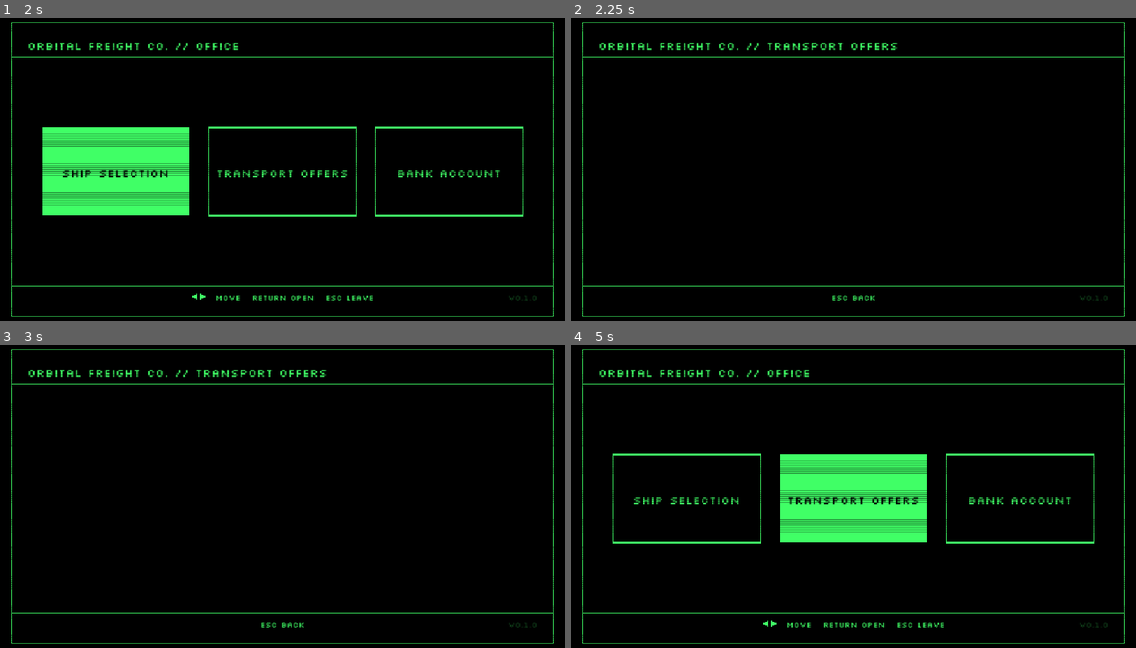
Above: before the commit, frames 1-4 (two rows, left to right).
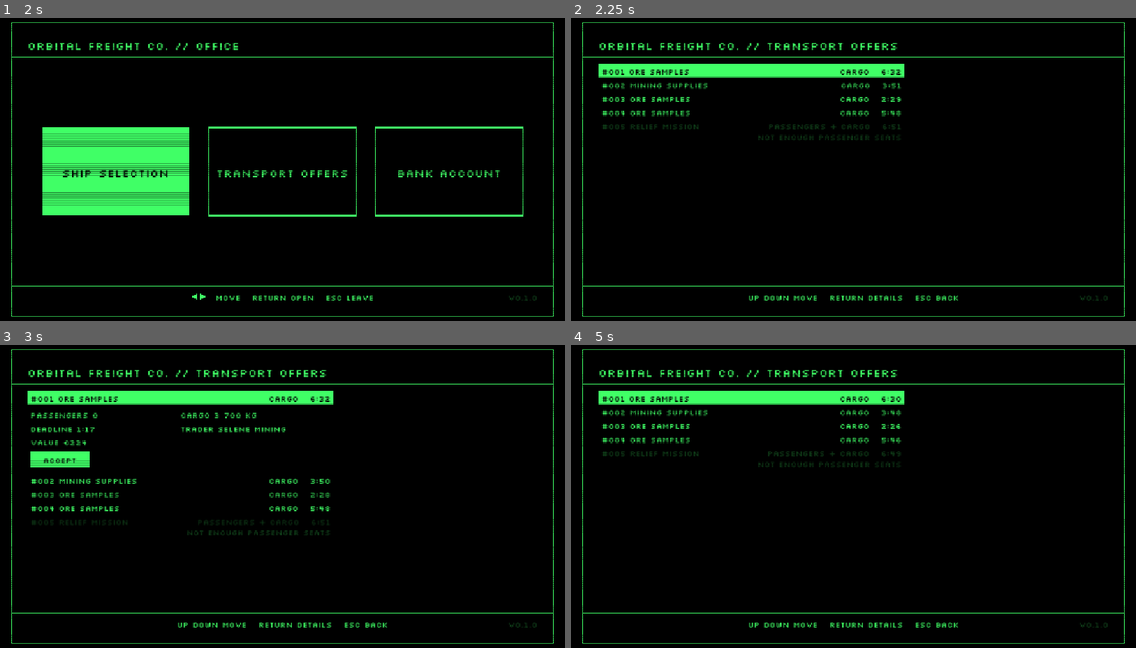
Above: after the commit, the same moments.

Repository: pkopczynski/lunar-lander
Game: Godot game, scene res://main.tscn
Two runs of this game, one before a commit and one after it. Both use one fixed random seed, a clock stepped at 60 frames per second and the inputs below.
Inputs (mouse positions are in pixels of both pictures, inside the frame that each line leads up to):
- Up to frame 1 (2 s): tap Enter (ui_accept) at 0.5, 1.35, 1.52, 1.82 s; move the mouse to (406, 154) at 0.52 s; hold Right (ui_right) 0.53-1.28 s; hold Enter (ui_accept) 0.53-1.28 s; click (406, 154) at 0.67 s; move the mouse to (169, 184) at 1.27 s; hold Down (ui_down) from 1.28 s (still down)
- Up to frame 2 (2.25 s): move the mouse to (910, 99) at 2.02 s; release Down (ui_down) at 2.03 s; hold Right (ui_right) from 2.03 s (still down); hold Enter (ui_accept) from 2.03 s (still down)
- Up to frame 3 (3 s): tap R (restart) at 2.75 s; move the mouse to (254, 560) at 2.77 s; release Right (ui_right) at 2.78 s; release Enter (ui_accept) at 2.78 s; hold Up (ui_up) from 2.78 s (still down); tap Enter (ui_accept) at 2.85 s; click (254, 560) at 2.92 s
- Up to frame 4 (5 s): tap Enter (ui_accept) at 3.02, 3.32, 3.5, 4.35, 4.52, 4.82 s; move the mouse to (1023, 544) at 3.52 s; release Up (ui_up) at 3.53 s; hold Enter (ui_accept) 3.53-4.28 s; hold Left (ui_left) from 3.53 s (still down); tap R (restart) at 4.15, 4.25 s; move the mouse to (684, 448) at 4.27 s; tap Escape (ui_cancel) at 4.9 s

Frame 1 is identical in both runs. In frame 2, 4.1% of the frame differs, in the area x 4-69%, y 15-94%; in frame 3, 5.3%; in frame 4, 13%, in the area x 4-93%, y 8-94%.

Commit message:
feat: browse timed Transport offers on the Office Terminal
The TRANSPORT OFFERS screen lists 5 generated offers with m:ss countdowns that
run everywhere, refills as they expire, opens one offer's details at a time and
shows why an offer doesn't fit the ship. The Economy owns the pool and a
seedable RNG; TransportOffer holds the offer data, settlement and generator.

Co-Authored-By: Claude Opus 5.5 <noreply@anthropic.com>

Diff:
--- a/economy.gd
+++ b/economy.gd
@@ -1,12 +1,115 @@
 class_name Economy
 extends Node
-# The run's economy: for now, the pilot's Bank account balance. It lives in the scene,
-# so a restart (a scene reload) wipes it, and it keeps running while the Office pauses the world.
+# The run's economy: the pilot's Bank account balance, the Transport offer pool and the
+# Contracts. It lives in the scene, so a restart (a scene reload) wipes it, and it keeps
+# running while the Office pauses the world.
 
 const PILOT := "PILOT"
+const MAX_OFFERS := 5
 
 # In whole euros. It may go negative.
 var balance := 0
+# The Transport offers on the Terminal, oldest first.
+var offers: Array[TransportOffer] = []
+# Accepted Transport offers.
+var contracts: Array[TransportOffer] = []
+var rng := RandomNumberGenerator.new()
+var last_offer_number := 0
+
+@onready var lander: Lander = $"../Lander"
+
+
+func _ready() -> void:
+	rng.randomize()
+	refill()
+
+
+# Ticked in physics so the --fixed-fps tests stay deterministic.
+func _physics_process(delta: float) -> void:
+	for offer in offers:
+		offer.time_left -= delta
+	offers = offers.filter(func(offer: TransportOffer) -> bool: return offer.time_left > 0.0)
+	refill()
+
+
+# Starts the offer pool over from this seed, numbered from #001. For tests.
+func reseed(value: int) -> void:
+	rng.seed = value
+	offers.clear()
+	last_offer_number = 0
+	refill()
+
+
+# Puts a known offer in the pool, in place of the one closest to expiring, with the next number.
+func put_offer(offer: TransportOffer) -> void:
+	if offers.size() >= MAX_OFFERS:
+		offers.erase(closest_to_expiring())
+	last_offer_number += 1
+	offer.number = last_offer_number
+	offers.append(offer)
+
+
+# Tops the pool up to MAX_OFFERS. If none fits what the ship has left while something could,
+# the offer closest to expiring is replaced right away by one that fits.
+func refill() -> void:
+	while offers.size() < MAX_OFFERS:
+		offers.append(next_offer(largest_seats(), largest_cargo()))
+	var seats := seats_left()
+	var cargo := cargo_left()
+	if not TransportOffer.could_fit(seats, cargo):
+		return
+	for offer in offers:
+		if offer.misfit_reason(seats, cargo) == "":
+			return
+	offers.erase(closest_to_expiring())
+	offers.append(next_offer(seats, cargo))
+
+
+func next_offer(max_passengers: int, max_cargo: float) -> TransportOffer:
+	last_offer_number += 1
+	return TransportOffer.generate(rng, last_offer_number, max_passengers, max_cargo)
+
+
+func closest_to_expiring() -> TransportOffer:
+	var closest := offers[0]
+	for offer in offers:
+		if offer.time_left < closest.time_left:
+			closest = offer
+	return closest
+
+
+# Why the ship can't take this offer on top of the Contracts, or "" when it can.
+func misfit_reason(offer: TransportOffer) -> String:
+	return offer.misfit_reason(seats_left(), cargo_left())
+
+
+func seats_left() -> int:
+	var taken := 0
+	for contract in contracts:
+		taken += contract.passengers
+	return lander.ship_type.passenger_seats - taken
+
+
+func cargo_left() -> float:
+	var taken := 0.0
+	for contract in contracts:
+		taken += contract.cargo_mass
+	return lander.ship_type.cargo_capacity - taken
+
+
+# Generated offers may be too big for the smaller ship types on purpose.
+static func largest_seats() -> int:
+	var most := 0
+	for type in ShipType.ALL:
+		most = maxi(most, type.passenger_seats)
+	return most
+
+
+static func largest_cargo() -> float:
+	var most := 0.0
+	for type in ShipType.ALL:
+		most = maxf(most, type.cargo_capacity)
+	return most
 
 
 # Euros with the sign first, as -€120; never €-0.
--- a/office.gd
+++ b/office.gd
@@ -13,7 +13,7 @@
 const KEY_HINTS := {
 	Screen.MAIN: "← → MOVE   RETURN OPEN   ESC LEAVE",
 	Screen.SHIP_SELECTION: "← → BROWSE   RETURN SELECT   ESC BACK",
-	Screen.TRANSPORT_OFFERS: "ESC BACK",
+	Screen.TRANSPORT_OFFERS: "UP DOWN MOVE   RETURN DETAILS   ESC BACK",
 	Screen.BANK_ACCOUNT: "ESC BACK",
 }
 const ARROWS := "← →"
@@ -96,6 +96,7 @@
 var powering := false
 # How far the Terminal's picture is powered on: 0 is off, 1 fully on.
 var power := 1.0
+var transport_offers: TransportOffersScreen
 
 @onready var lander: Lander = $"../Lander"
 @onready var economy: Economy = $"../Economy"
@@ -103,11 +104,18 @@
 
 
 func _ready() -> void:
+	transport_offers = TransportOffersScreen.new(self, economy)
 	terminal.draw.connect(draw_terminal)
 	lander.docked_at_station.connect(ask_to_enter)
 	open()
 
 
+# The Transport offers' countdowns tick every second.
+func _process(_delta: float) -> void:
+	if showing and screen == Screen.TRANSPORT_OFFERS:
+		terminal.queue_redraw()
+
+
 func _unhandled_input(event: InputEvent) -> void:
 	if powering:
 		return
@@ -117,6 +125,8 @@
 		return
 	elif screen == Screen.MAIN:
 		handle_main_input(event)
+	elif screen == Screen.TRANSPORT_OFFERS and transport_offers.handle_input(event):
+		handled()
 	elif event.is_action_pressed("ui_cancel"):
 		screen = Screen.MAIN
 		handled()
@@ -389,6 +399,8 @@
 			draw_tiles(body)
 		Screen.SHIP_SELECTION:
 			draw_ship_offer(body)
+		Screen.TRANSPORT_OFFERS:
+			transport_offers.draw(body)
 		Screen.BANK_ACCOUNT:
 			draw_bank_account(body)
 	if popup != PopupKind.NONE:
--- /dev/null
+++ b/tests/test_transport_offers.gd
@@ -0,0 +1,161 @@
+extends "res://tests/scene_test.gd"
+
+
+func test_the_screen_lists_five_offers_whose_countdowns_run_while_the_office_is_open() -> void:
+	await open_transport_offers()
+	var rows := offers().rows()
+	check(rows.size() == 5, "the screen should list 5 Transport offers, lists %s" % rows)
+	var countdown := RegEx.create_from_string("^#\\d{3} .+ (PASSENGERS|CARGO|PASSENGERS \\+ CARGO) \\d+:\\d{2}$")
+	for row in rows:
+		check(countdown.search(row) != null, "a row should show number, title, kind and m:ss, got %s" % row)
+	var before := rows[0]
+	await seconds(2.0)
+	check(tree.paused, "the Office should keep the world paused")
+	check(offers().rows()[0] != before, "the countdown should advance while the Office is open: %s, then %s" % [before, offers().rows()[0]])
+
+
+func test_an_offer_whose_time_runs_out_disappears_and_the_list_refills_to_five() -> void:
+	await open_transport_offers()
+	var offer := known_offer(2, 0.0, 1.5)
+	economy().put_offer(offer)
+	var row := TransportOffersScreen.row_text(offer)
+	check(row in offers().rows(), "the known offer should be listed, lists %s" % offers().rows())
+	await seconds(2.0)
+	check(not listed("#%03d " % offer.number), "the expired offer should be gone, lists %s" % offers().rows())
+	check(offers().rows().size() == 5, "the list should refill to 5, lists %s" % offers().rows())
+
+
+func test_return_expands_one_offers_details_at_a_time_and_escape_collapses_them() -> void:
+	economy().put_offer(known_offer(3, 1200.0))
+	await open_transport_offers()
+	await select_row(4)
+	check(offers().details().is_empty(), "no details should show before Return")
+	await press(&"ui_accept")
+	var details := offers().details()
+	for expected: String in ["PASSENGERS 3", "CARGO 1 200 KG", "DEADLINE 1:30", "TRADER TEST TRADER", "VALUE €420", "ACCEPT"]:
+		check(expected in details, "the details should show %s, show %s" % [expected, details])
+	check(offers().expanded_row() == 4, "the details should open under the selected row, got %d" % offers().expanded_row())
+	await press(&"ui_up")
+	await press(&"ui_accept")
+	check(offers().expanded_row() == 3, "Return on another row should open its details instead, got %d" % offers().expanded_row())
+	await press(&"ui_accept")
+	check(offers().expanded_row() == 3, "ACCEPT should do nothing yet, got %d" % offers().expanded_row())
+	await press(&"ui_cancel")
+	check(offers().details().is_empty(), "Escape should close the details")
+	check(office().screen == Office.Screen.TRANSPORT_OFFERS, "closing the details should stay on Transport offers")
+	await press(&"ui_cancel")
+	check(office().screen == Office.Screen.MAIN, "Escape with no details open should return to the main screen")
+
+
+func test_up_and_down_move_between_the_rows_and_stop_at_both_ends() -> void:
+	await open_transport_offers()
+	check(offers().selected_index == 0, "the first row should be selected, got %d" % offers().selected_index)
+	await press(&"ui_up")
+	check(offers().selected_index == 0, "Up on the first row should keep it, got %d" % offers().selected_index)
+	await select_row(4)
+	await press(&"ui_down")
+	check(offers().selected_index == 4, "Down on the last row should keep it, got %d" % offers().selected_index)
+
+
+func test_offers_too_big_for_the_ship_show_why_and_fuel_never_disables_one() -> void:
+	var too_many := known_offer(5, 0.0)
+	var too_heavy := known_offer(0, 8100.0)
+	var fits := known_offer(4, 8000.0)
+	for offer in [too_many, too_heavy, fits]:
+		economy().put_offer(offer)
+	await open_transport_offers()
+	check(reason_for(too_many) == "NOT ENOUGH PASSENGER SEATS", "5 passengers on a Sparrow should read NOT ENOUGH PASSENGER SEATS, got %s" % reason_for(too_many))
+	check(reason_for(too_heavy) == "CARGO CAPACITY EXCEEDED", "8 100 kg on a Sparrow should read CARGO CAPACITY EXCEEDED, got %s" % reason_for(too_heavy))
+	check(reason_for(fits) == "", "a full Sparrow's Load should fit, even with less room for fuel, got %s" % reason_for(fits))
+	await press(&"ui_cancel")
+	await open_ship_selection()
+	await browse_to(ShipType.HALO)
+	await press(&"ui_accept")
+	await press(&"ui_accept")
+	await open_transport_offers()
+	check(reason_for(too_many) == "", "5 passengers should fit a Halo, got %s" % reason_for(too_many))
+
+
+func test_at_least_one_offer_fits_the_sparrow_over_several_seeds() -> void:
+	await open_transport_offers()
+	for seed_value in [1, 2, 3, 4, 5, 6, 7, 8]:
+		economy().reseed(seed_value)
+		await frames(1)
+		check(offers().rows().size() == 5, "seed %d should give 5 offers, gives %s" % [seed_value, offers().rows()])
+		check("" in offers().reasons(), "seed %d should give an offer the Sparrow can take, reasons %s" % [seed_value, offers().reasons()])
+
+
+func test_when_nothing_fits_the_offer_closest_to_expiring_is_replaced_right_away() -> void:
+	var too_big: Array[TransportOffer] = []
+	for i in Economy.MAX_OFFERS:
+		too_big.append(known_offer(10, 0.0, TransportOffer.MAX_EXPIRY + 100.0 + i))
+		economy().put_offer(too_big[i])
+	await open_transport_offers()
+	check(not listed("#%03d " % too_big[0].number), "the offer closest to expiring should be gone, lists %s" % offers().rows())
+	for i in range(1, Economy.MAX_OFFERS):
+		check(listed("#%03d " % too_big[i].number), "the other offers should stay, lists %s" % offers().rows())
+	check(offers().rows().size() == 5, "the list should hold 5 offers, lists %s" % offers().rows())
+	check("" in offers().reasons(), "the replacement should fit the Sparrow, reasons %s" % offers().reasons())
+
+
+func test_offer_timers_keep_running_in_flight() -> void:
+	await choose_ship()
+	place(Vector2(World.WORLD_WIDTH / 4.0, World.BORDER_Y - 600.0))
+	var offer := known_offer(1, 0.0, 100.0)
+	economy().put_offer(offer)
+	await seconds(1.0)
+	check_near(offer.time_left, 99.0, 0.05, "seconds left after 1 s of flight")
+
+
+func test_offer_numbers_start_again_from_001_on_a_new_run() -> void:
+	economy().put_offer(known_offer(1, 0.0))
+	await choose_ship()
+	await restart()
+	await open_transport_offers()
+	check(offers().rows()[0].begins_with("#001 "), "a new run should number offers from #001, lists %s" % offers().rows())
+	check(not listed("#006 "), "the last run's offers should be gone, lists %s" % offers().rows())
+
+
+func open_transport_offers() -> void:
+	for i in Office.TILES.size():
+		await press(&"ui_left")
+	await press(&"ui_right")
+	await press(&"ui_accept")
+	check(office().screen == Office.Screen.TRANSPORT_OFFERS, "Return should open Transport offers")
+
+
+func select_row(index: int) -> void:
+	while offers().selected_index < index:
+		await press(&"ui_down")
+	check(offers().selected_index == index, "Down should reach row %d" % index)
+
+
+func listed(prefix: String) -> bool:
+	for row in offers().rows():
+		if row.begins_with(prefix):
+			return true
+	return false
+
+
+func reason_for(offer: TransportOffer) -> String:
+	var row := economy().offers.find(offer)
+	check(row != -1, "offer #%03d should be listed" % offer.number)
+	return offers().reasons()[row] if row != -1 else "(not listed)"
+
+
+func offers() -> TransportOffersScreen:
+	return office().transport_offers
+
+
+# An offer with these passengers, cargo and seconds left, long-lived unless time_left is given.
+func known_offer(passengers: int, cargo_mass: float, time_left := 1000.0) -> TransportOffer:
+	var offer := TransportOffer.new()
+	offer.title = "Test run"
+	offer.trader = "Test Trader"
+	offer.passengers = passengers
+	offer.cargo_mass = cargo_mass
+	offer.deadline = 90.0
+	offer.time_left = time_left
+	offer.passenger_reward = 300
+	offer.cargo_reward = 120
+	return offer
--- /dev/null
+++ b/transport_offer.gd
@@ -0,0 +1,124 @@
+class_name TransportOffer
+extends RefCounted
+# A Transport offer: a job to carry passengers, cargo or both from the station to the pad.
+# Once accepted it's a Contract, the same object. Holds its own settlement maths and the
+# random generator.
+
+const PASSENGER_MASS := 80.0
+
+# Generation
+const MIN_EXPIRY := 120
+const MAX_EXPIRY := 600
+const MIN_DEADLINE := 60
+const MAX_DEADLINE := 180
+const MIN_CARGO := 500
+const CARGO_STEP := 100
+# Rewards at the reference deadline, scaled by (REFERENCE_DEADLINE / deadline)^URGENCY_EXPONENT,
+# then by a random factor between MIN_LUCK and MAX_LUCK.
+const PASSENGER_REWARD := 150.0
+const CARGO_REWARD_PER_TONNE := 60.0
+const REFERENCE_DEADLINE := 120.0
+const URGENCY_EXPONENT := 0.5
+const MIN_LUCK := 0.7
+const MAX_LUCK := 1.3
+
+# Settlement: share of each reward lost per whole overdue second.
+const PASSENGER_PENALTY_SHARE := 0.02
+const CARGO_PENALTY_SHARE := 0.01
+
+enum Kind { PASSENGERS, CARGO, MIXED }
+
+const KIND_LABELS := {
+	Kind.PASSENGERS: "PASSENGERS",
+	Kind.CARGO: "CARGO",
+	Kind.MIXED: "PASSENGERS + CARGO",
+}
+const TITLES := {
+	Kind.PASSENGERS: ["Crew rotation", "Mining shift", "Survey team", "Medical staff", "Tourist party"],
+	Kind.CARGO: ["Mining supplies", "Water ice", "Spare parts", "Hydroponics kit", "Ore samples"],
+	Kind.MIXED: ["Field camp", "Relief mission", "Drill crew and rig", "Science outpost", "Repair team"],
+}
+const TRADERS: Array[String] = ["Tycho Haulage", "Selene Mining", "Mare Logistics", "Copernicus Labs",
+	"Kepler Supply", "Apollo Freight", "Regolith & Sons", "Crater Works"]
+
+const NOT_ENOUGH_SEATS := "Not enough passenger seats"
+const CARGO_EXCEEDED := "Cargo capacity exceeded"
+
+var number: int
+var title: String
+var trader: String
+var passengers: int
+# In kg.
+var cargo_mass: float
+# Seconds to deliver, counted from when loading finishes.
+var deadline: float
+# Seconds left to accept it.
+var time_left: float
+# In whole euros.
+var passenger_reward: int
+var cargo_reward: int
+
+
+func kind() -> Kind:
+	if passengers > 0 and cargo_mass > 0.0:
+		return Kind.MIXED
+	return Kind.PASSENGERS if passengers > 0 else Kind.CARGO
+
+
+func load_mass() -> float:
+	return passengers * PASSENGER_MASS + cargo_mass
+
+
+func value() -> int:
+	return passenger_reward + cargo_reward
+
+
+# Why it doesn't fit the seats and cargo left, or "" when it does.
+func misfit_reason(seats_left: int, cargo_left: float) -> String:
+	if passengers > seats_left:
+		return NOT_ENOUGH_SEATS
+	if cargo_mass > cargo_left:
+		return CARGO_EXCEEDED
+	return ""
+
+
+# What it pays when delivered overdue_seconds late: base reward, penalty and payout, each in
+# euros. The passenger and cargo parts are penalised separately, each never below €0.
+func settlement(overdue_seconds: float) -> Dictionary:
+	var late := maxi(floori(overdue_seconds), 0)
+	var penalty := mini(roundi(passenger_reward * PASSENGER_PENALTY_SHARE * late), passenger_reward) \
+		+ mini(roundi(cargo_reward * CARGO_PENALTY_SHARE * late), cargo_reward)
+	return {"base": value(), "penalty": penalty, "payout": value() - penalty}
+
+
+# Whether anything at all could be generated within these limits.
+static func could_fit(seats_left: int, cargo_left: float) -> bool:
+	return seats_left >= 1 or cargo_left >= MIN_CARGO
+
+
+# A random offer of at most max_passengers and max_cargo; could_fit() must hold for them.
+static func generate(rng: RandomNumberGenerator, offer_number: int, max_passengers: int,
+		max_cargo: float) -> TransportOffer:
+	var kinds: Array[Kind] = []
+	if max_passengers >= 1:
+		kinds.append(Kind.PASSENGERS)
+	if max_cargo >= MIN_CARGO:
+		kinds.append(Kind.CARGO)
+	if kinds.size() == 2:
+		kinds.append(Kind.MIXED)
+	var offer_kind: Kind = kinds[rng.randi_range(0, kinds.size() - 1)]
+	var offer := TransportOffer.new()
+	offer.number = offer_number
+	var titles: Array = TITLES[offer_kind]
+	offer.title = titles[rng.randi_range(0, titles.size() - 1)]
+	offer.trader = TRADERS[rng.randi_range(0, TRADERS.size() - 1)]
+	if offer_kind != Kind.CARGO:
+		offer.passengers = rng.randi_range(1, max_passengers)
+	if offer_kind != Kind.PASSENGERS:
+		offer.cargo_mass = rng.randi_range(MIN_CARGO / CARGO_STEP, floori(max_cargo / CARGO_STEP)) * CARGO_STEP
+	offer.deadline = rng.randi_range(MIN_DEADLINE, MAX_DEADLINE)
+	offer.time_left = rng.randi_range(MIN_EXPIRY, MAX_EXPIRY)
+	var scale := pow(REFERENCE_DEADLINE / offer.deadline, URGENCY_EXPONENT) * rng.randf_range(MIN_LUCK, MAX_LUCK)
+	offer.passenger_reward = roundi(PASSENGER_REWARD * offer.passengers * scale)
+	offer.cargo_reward = roundi(CARGO_REWARD_PER_TONNE * offer.cargo_mass / 1000.0 * scale)
+	return offer
--- /dev/null
+++ b/transport_offers_screen.gd
@@ -0,0 +1,161 @@
+class_name TransportOffersScreen
+extends RefCounted
+# The Office's TRANSPORT OFFERS screen: input and drawing for the offer list in the left
+# column. The Office owns the Terminal and calls this while the screen is showing.
+
+# Share of the screen's width the offer list takes; the rest is left for the Contracts.
+const LIST_SHARE := 0.6
+const ROW_HEIGHT := 28.0
+const ROW_PADDING := 6.0
+const ACCEPT_TEXT := "ACCEPT"
+const DETAIL_COLUMNS := 2
+const ACCEPT_SIZE := Vector2(120, 32)
+
+var office: Office
+var economy: Economy
+var selected_index := 0
+# The offer whose details are open under its row, if any. Kept by offer, not row, so it
+# stays with its offer while others above it expire.
+var expanded: TransportOffer
+
+
+func _init(owner: Office, owner_economy: Economy) -> void:
+	office = owner
+	economy = owner_economy
+
+
+# Returns whether it used the event; Escape with no details open is left to the Office.
+func handle_input(event: InputEvent) -> bool:
+	follow_expanded()
+	if event.is_action_pressed("ui_up"):
+		move(-1)
+	elif event.is_action_pressed("ui_down"):
+		move(1)
+	elif event.is_action_pressed("ui_accept"):
+		# Return on the open details is ACCEPT, which comes with the Contracts.
+		if expanded == null:
+			expanded = economy.offers[selected_index]
+	elif event.is_action_pressed("ui_cancel") and expanded != null:
+		expanded = null
+	else:
+		return false
+	return true
+
+
+# Moving to another row closes the open details: only one offer's are open at a time.
+func move(step: int) -> void:
+	expanded = null
+	selected_index = clampi(selected_index + step, 0, economy.offers.size() - 1)
+
+
+# Keeps the selection on the expanded offer, and in range, as offers come and go.
+func follow_expanded() -> void:
+	if expanded != null and not expanded in economy.offers:
+		expanded = null
+	if expanded != null:
+		selected_index = economy.offers.find(expanded)
+	selected_index = clampi(selected_index, 0, economy.offers.size() - 1)
+
+
+# Observable state
+
+# The row whose details are open, or -1.
+func expanded_row() -> int:
+	follow_expanded()
+	return economy.offers.find(expanded) if expanded != null else -1
+
+
+# The open details' text, ending with the ACCEPT button; empty when none are open.
+func details() -> PackedStringArray:
+	follow_expanded()
+	var lines := PackedStringArray()
+	if expanded == null:
+		return lines
+	for detail: Array in detail_pairs(expanded):
+		lines.append("%s %s" % detail)
+	lines.append(ACCEPT_TEXT)
+	return lines
+
+
+# The offer's details as [label, text] pairs.
+static func detail_pairs(offer: TransportOffer) -> Array[Array]:
+	return [["PASSENGERS", str(offer.passengers)], ["CARGO", Office.kg(offer.cargo_mass)],
+		["DEADLINE", countdown(offer.deadline)], ["TRADER", offer.trader.to_upper()],
+		["VALUE", Economy.eur(offer.value())]]
+
+
+func rows() -> PackedStringArray:
+	var lines := PackedStringArray()
+	for offer in economy.offers:
+		lines.append(row_text(offer))
+	return lines
+
+
+# Per row, why the ship can't take that offer, or "" when it can.
+func reasons() -> PackedStringArray:
+	var lines := PackedStringArray()
+	for offer in economy.offers:
+		lines.append(economy.misfit_reason(offer).to_upper())
+	return lines
+
+
+static func row_text(offer: TransportOffer) -> String:
+	return "#%03d %s %s %s" % [offer.number, offer.title.to_upper(), TransportOffer.KIND_LABELS[offer.kind()],
+		countdown(offer.time_left)]
+
+
+# Whole seconds as m:ss, counting a started second as a whole one.
+static func countdown(seconds_left: float) -> String:
+	var whole := maxi(ceili(seconds_left), 0)
+	return "%d:%02d" % [whole / 60, whole % 60]
+
+
+# Drawing
+
+func draw(area: Rect2) -> void:
+	follow_expanded()
+	var list := Rect2(area.position, Vector2(area.size.x * LIST_SHARE, area.size.y))
+	var y := list.position.y
+	for i in economy.offers.size():
+		var offer := economy.offers[i]
+		var row := Rect2(list.position.x, y, list.size.x, ROW_HEIGHT)
+		var selected := i == selected_index
+		var reason := economy.misfit_reason(offer).to_upper()
+		var lit := Office.GREEN if reason == "" else Office.DIM_GREEN
+		if selected:
+			office.terminal.draw_rect(row, lit)
+		var color := Office.BLACK if selected else lit
+		var baseline := Vector2(row.position.x + ROW_PADDING, row.get_center().y + Office.TEXT_SIZE / 2.0)
+		var width := row.size.x - 2.0 * ROW_PADDING
+		office.draw_text("#%03d %s" % [offer.number, offer.title.to_upper()], baseline, Office.TEXT_SIZE, width,
+			HORIZONTAL_ALIGNMENT_LEFT, color)
+		office.draw_text("%s   %s" % [TransportOffer.KIND_LABELS[offer.kind()], countdown(offer.time_left)],
+			baseline, Office.TEXT_SIZE, width, HORIZONTAL_ALIGNMENT_RIGHT, color)
+		y += ROW_HEIGHT
+		if reason != "":
+			office.draw_text(reason, Vector2(baseline.x, y + Office.TEXT_SIZE), Office.TEXT_SIZE, width,
+				HORIZONTAL_ALIGNMENT_RIGHT, Office.DIM_GREEN)
+			y += ROW_HEIGHT
+		if offer == expanded:
+			y = draw_details(offer, Vector2(baseline.x, y), width, reason == "")
+
+
+# Draws the details in two columns under the row, then ACCEPT (dimmed when the offer doesn't
+# fit); returns the y below them.
+func draw_details(offer: TransportOffer, top_left: Vector2, width: float, fits: bool) -> float:
+	var y := top_left.y
+	var pairs := detail_pairs(offer)
+	var column_width := width / DETAIL_COLUMNS
+	for i in pairs.size():
+		var x := top_left.x + (i % DETAIL_COLUMNS) * column_width
+		if i % DETAIL_COLUMNS == 0:
+			y += ROW_HEIGHT
+		office.draw_text("%s %s" % pairs[i], Vector2(x, y), Office.TEXT_SIZE, column_width)
+	var button := Rect2(Vector2(top_left.x, y + ROW_PADDING * 2.0), ACCEPT_SIZE)
+	if fits:
+		office.terminal.draw_rect(button, Office.GREEN)
+	else:
+		office.terminal.draw_rect(button, Office.DIM_GREEN, false, Office.LINE_WIDTH)
+	office.draw_text(ACCEPT_TEXT, Vector2(button.position.x, button.get_center().y + Office.TEXT_SIZE / 2.0),
+		Office.TEXT_SIZE, button.size.x, HORIZONTAL_ALIGNMENT_CENTER, Office.BLACK if fits else Office.DIM_GREEN)
+	return button.end.y + ROW_PADDING * 2.0
Not shown, added: tests/test_transport_offers.gd.uid
Not shown, added: transport_offer.gd.uid
Not shown, added: transport_offers_screen.gd.uid
Not shown, changed: GLOSSARY.md
